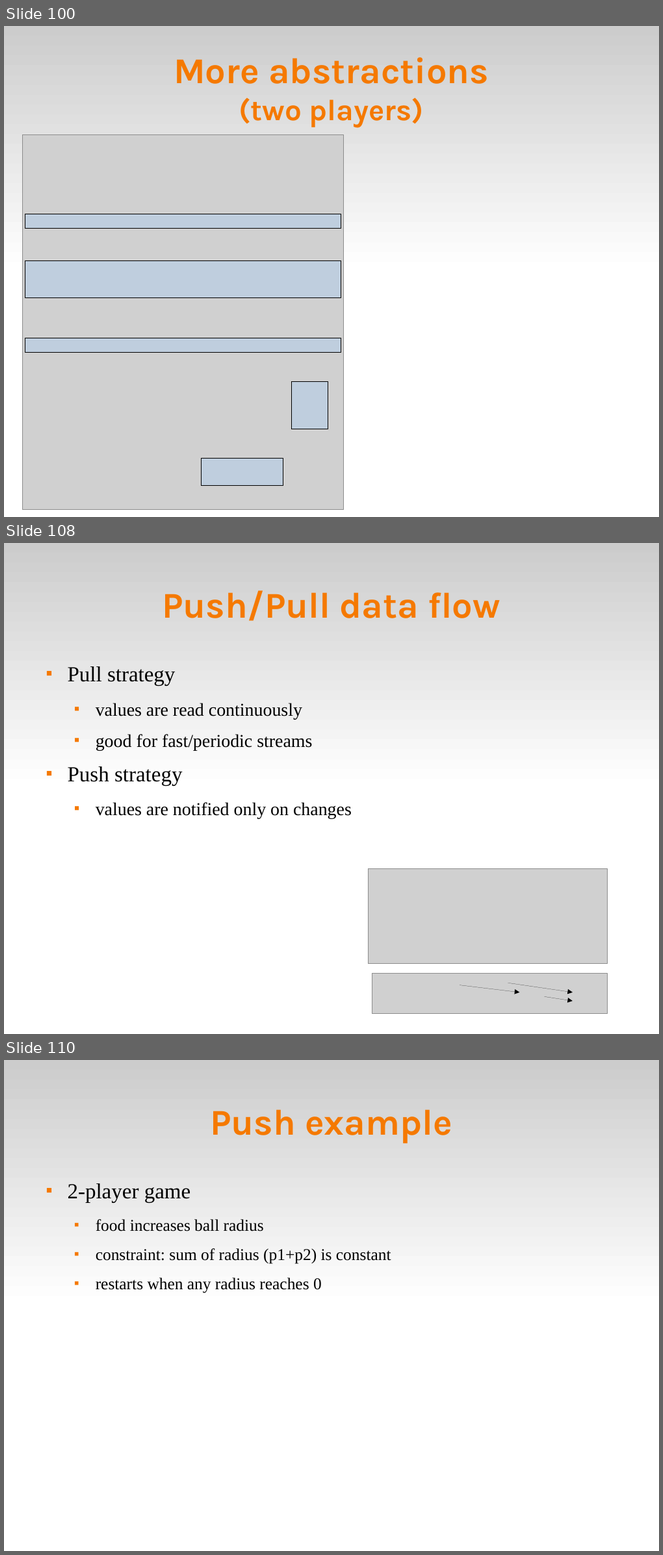
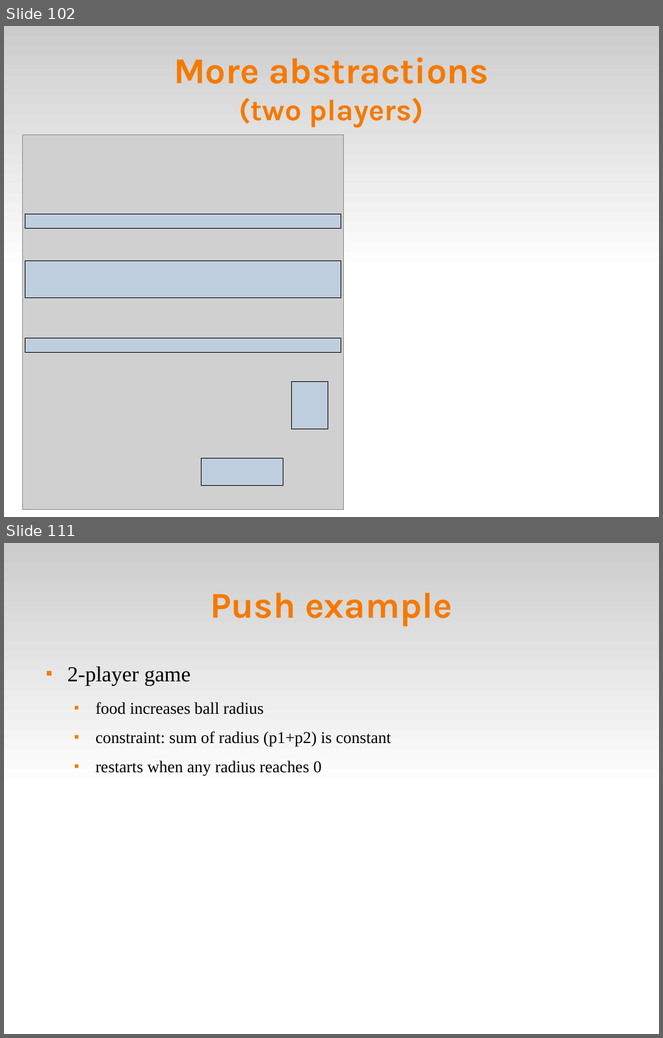
Before and after one commit to fsantanna-no/ceu-docs, a slide deck: ceu_curryon-expanded.odp. Shown one above the other, each under a label of ours: slides 100, 108 and 110 before the commit, slides 102 and 111 after it; the slides between them are not shown. The pictures are 663x1555 and 663x1038 pixels, drawn with LibreOffice and Linux fonts; fonts in the diff are those of the drawing; grey boxes stand for pictures. Boxes give left, top, right and bottom in pixels: in the first picture for what was removed or moved away, otherwise in the second. Text is boxed around its words. In the diff, an @@ line names an element or a change of style, - is before the commit and + after.

```diff
--- a/ceu_curryon-expanded.odp
+++ b/ceu_curryon-expanded.odp
@@ slide 108 removed at [4,543,659,1034], background #FFFFFF; not listed: 1 template element that a slide beside it also shows @@
@@ title removed at [162,590,500,621] @@
-Push/Pull data flow
@@ text removed at [68,667,352,819] @@
-■ Pull strategy
-  ■ values are read continuously
-  ■ good for fast/periodic streams
-■ Push strategy
-  ■ values are notified only on changes
@@ picture removed at [369,869,608,964] @@
@@ picture removed at [373,974,608,1014] @@
@@ arrow removed from (460, 986) to (520, 993) @@
@@ arrow removed from (508, 984) to (573, 993) @@
@@ arrow removed from (544, 997) to (573, 1001) @@
@@ what was slide 100 is now slide 102 @@
@@ what was slide 110 is now slide 111 @@
```
Also in this commit, not shown: 8 slides changed, 18 slides added, 16 other slides removed, 2 other files.
